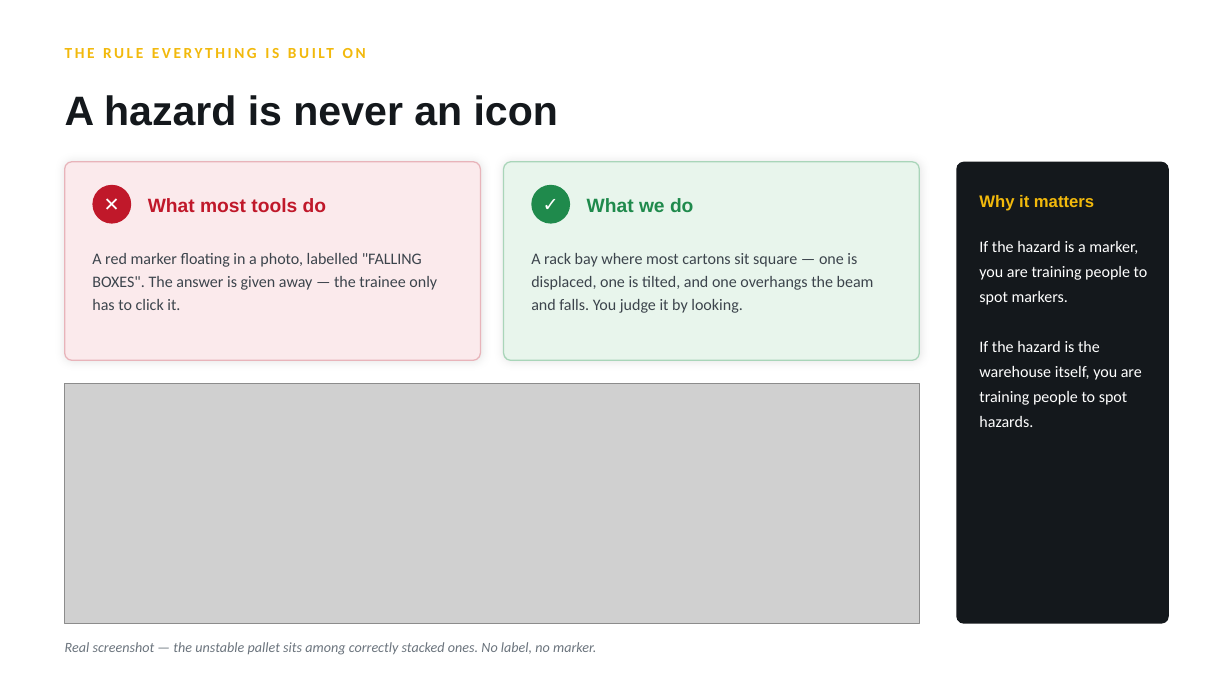
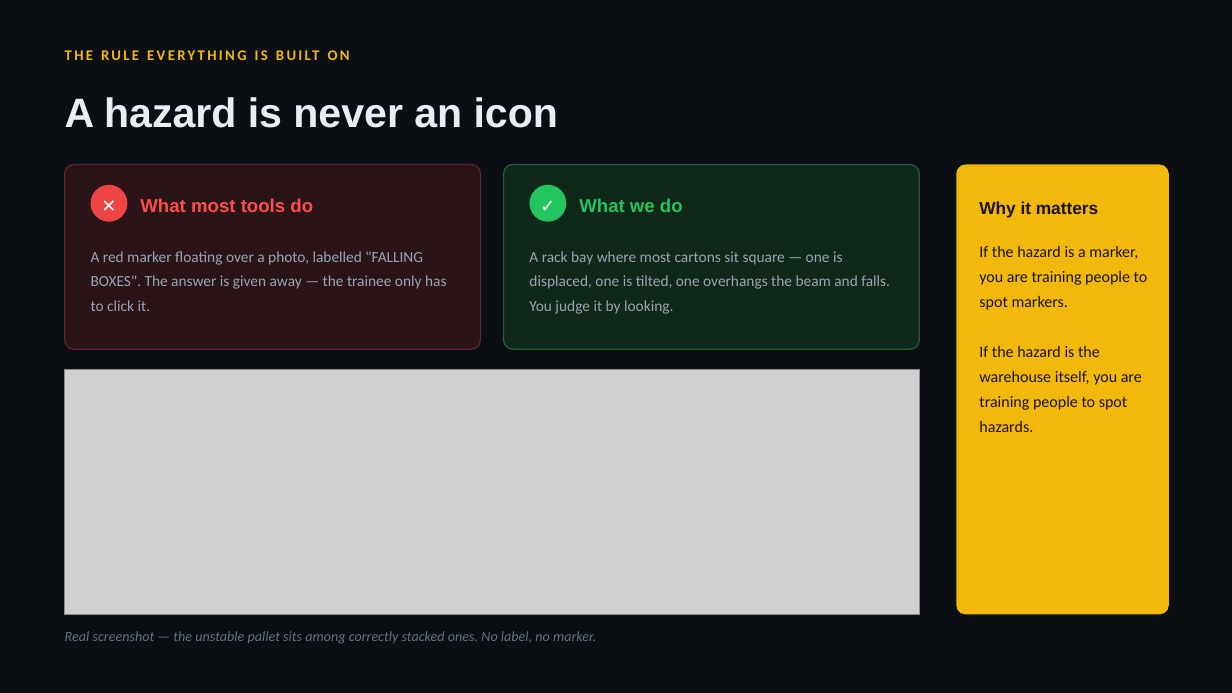
Before and after one commit to kushalthewave/interprize-project, a slide deck: slide 4 of Beat-The-Hazard-Presentation.pptx. Drawn at 1232x693 pixels with LibreOffice and Linux fonts; fonts in the diff are those of the drawing; grey boxes stand for pictures. Boxes give left, top, right and bottom in pixels: in the first picture for what was removed or moved away, otherwise in the second. Text is boxed around its words. In the diff, an @@ line names an element or a change of style, - is before the commit and + after.

```diff
--- a/Beat-The-Hazard-Presentation.pptx
+++ b/Beat-The-Hazard-Presentation.pptx
@@ background #FFFFFF to #0B0F14 @@
@@ text "THE RULE EVERYTHING IS BUILT ..." at box(992, 246, 1075, 257): size 12 to 11.5 pt, letter spacing 2 to 1.8 pt; line spacing 1 to 1.2 @@
@@ text "A hazard is never an ..." at box(65, 97, 558, 128): text colour #14181C to #E9EEF4; line spacing 1 to 1.1 @@
@@ rounded rectangle: place and size @@
-rounded rectangle at box(65, 162, 481, 360)
+rounded rectangle at box(65, 165, 481, 349)
@@ rounded rectangle at box(65, 165, 481, 349): fill #FBEAEC to #2A1418; outline #E8B4BA 1 pt to #5E2530 1 pt; shadow off; proportions changed @@
@@ rounded rectangle: place and size @@
-rounded rectangle at box(504, 162, 920, 360)
+rounded rectangle at box(504, 165, 920, 349)
@@ rounded rectangle at box(504, 165, 920, 349): fill #E8F5EC to #10281A; outline #A9D5B9 1 pt to #235E38 1 pt; shadow off; proportions changed @@
@@ rounded rectangle: place and size @@
-rounded rectangle at box(957, 162, 1169, 624)
+rounded rectangle at box(957, 165, 1169, 615)
@@ rounded rectangle at box(957, 165, 1169, 615): fill #14181C to #F2B90C; proportions changed @@
@@ text "✕" at box(91, 185, 128, 222): size 15 to 14 pt; line spacing 1 to 1.2 @@
@@ ellipse at box(91, 185, 128, 222): fill #C0182A to #EF4444 @@
@@ text "What most tools do": place and size @@
-text "What most tools do" at box(148, 198, 326, 212)
+text "What most tools do" at box(140, 198, 313, 212)
@@ text "What most tools do" at box(140, 198, 313, 212): size 15 to 14.5 pt, text colour #C0182A to #FF4D4D; line spacing 1 to 1.2 @@
@@ text "✓" at box(530, 185, 567, 222): size 15 to 14 pt; line spacing 1 to 1.2 @@
@@ ellipse at box(530, 185, 567, 222): fill #1F8A4C to #22C55E @@
@@ text "What we do": place and size @@
-text "What we do" at box(587, 198, 693, 212)
+text "What we do" at box(579, 198, 683, 212)
@@ text "What we do" at box(579, 198, 683, 212): size 15 to 14.5 pt, text colour #1F8A4C to #22C55E; line spacing 1 to 1.2 @@
@@ text "Why it matters" at box(979, 201, 1098, 217): size 13 to 13.5 pt, text colour #F2B90C to #1A1204; line spacing 1 to 1.2 @@
@@ text "If the hazard is a ..." at box(979, 246, 1148, 432): text colour #FFFFFF to #1A1204 @@
@@ text at box(91, 251, 446, 311): text changed; size 12.5 to 12 pt; text colour #3C444C to #97A4B2 @@
-A red marker floating in a photo, labelled "FALLING BOXES". The answer is given away — the trainee only has to click it.
+A red marker floating over a photo, labelled "FALLING BOXES". The answer is given away — the trainee only has to click it.
@@ text at box(529, 251, 890, 314): text changed; size 12.5 to 12 pt; text colour #3C444C to #97A4B2 @@
-A rack bay where most cartons sit square — one is displaced, one is tilted, and one overhangs the beam and falls. You judge it by looking.
+A rack bay where most cartons sit square — one is displaced, one is tilted, one overhangs the beam and falls. You judge it by looking.
@@ picture: place and size @@
-picture at box(65, 384, 920, 624)
+picture at box(65, 370, 920, 615)
@@ text "Real screenshot — the unstable ...": place and size @@
-text "Real screenshot — the unstable ..." at box(65, 642, 596, 655)
+text "Real screenshot — the unstable ..." at box(65, 631, 596, 644)
@@ text "Real screenshot — the unstable ..." at box(65, 631, 596, 644): text colour #6B747D to #64717F; line spacing 1 to 1.2; vertical alignment middle to top @@
```
Also in this commit, not shown: 9 other slides changed, 8 slides added, 5 slides removed, 2 other files.
